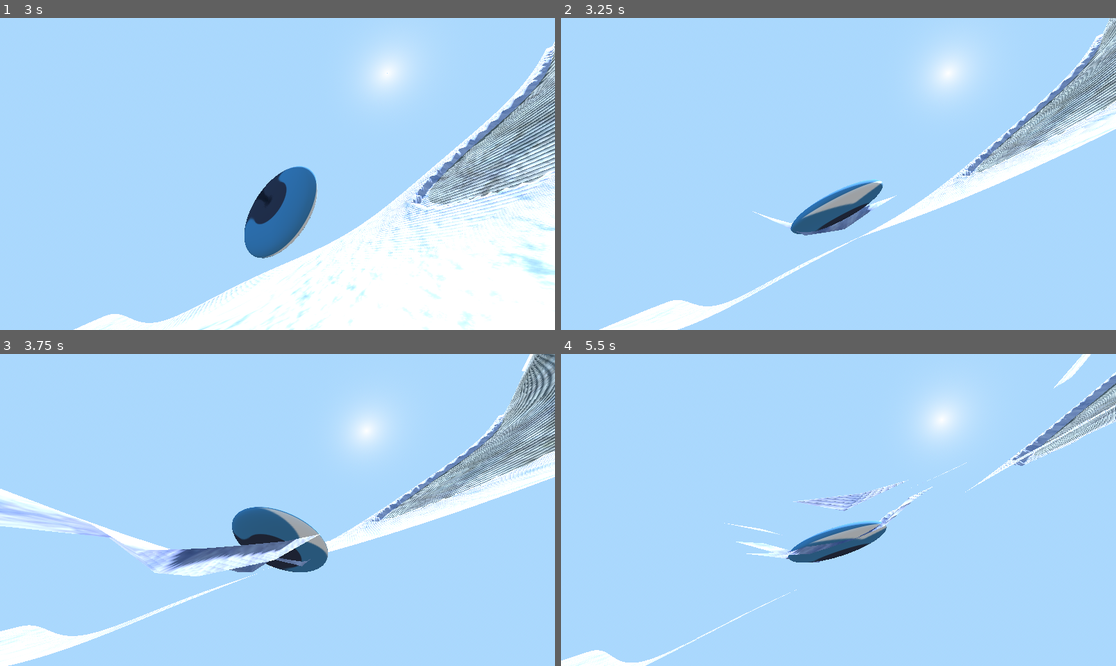
Above: before the commit, frames 1-4 (two rows, left to right).
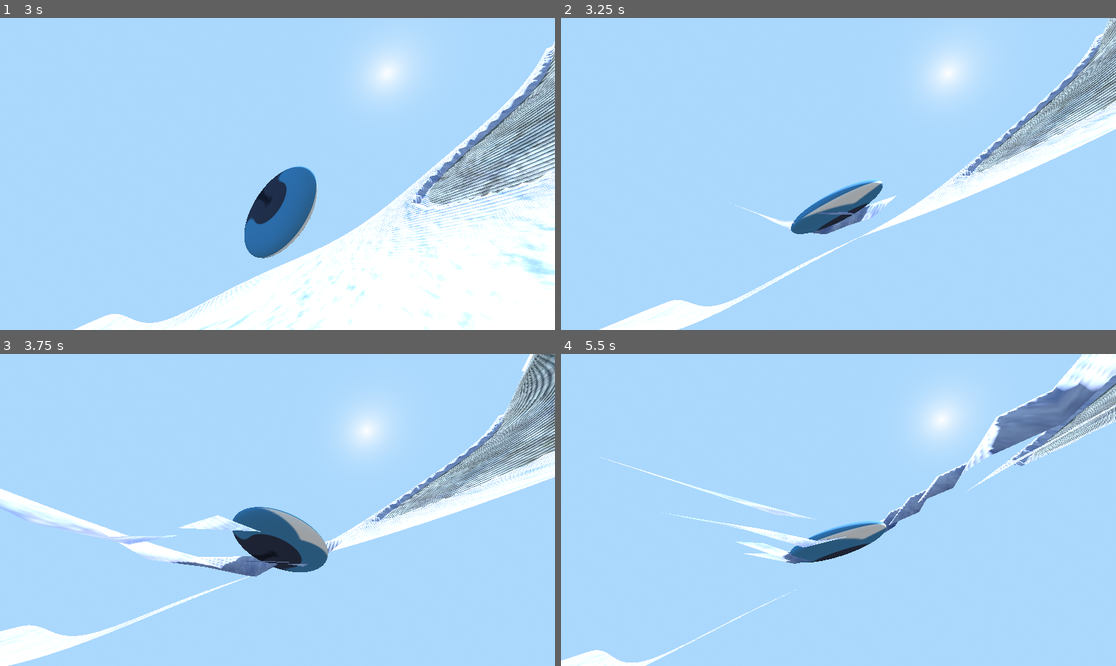
Above: after the commit, the same moments.

Repository: EightLimbed/MountainGame
Game: Godot game, scene res://Game.tscn
The game is run twice, just before and just after one commit, with the same random seed, the same clock (stepped at 60 frames per second) and the same inputs. The engine's default icon, where the game draws it, is replaced by a stand-in: a white triangle on a blue panel in a dark square.
Inputs (mouse positions are in pixels of both pictures, inside the frame that each line leads up to):
- Up to frame 1 (3 s): move the mouse to (399, 158) at 0.52 s; hold D (Right) 0.53-1.28 s; click (399, 158) at 0.67 s; move the mouse to (249, 174) at 1.27 s; hold W (Forward) from 1.28 s (still down); move the mouse to (288, 167) at 2.02 s; move the mouse to (271, 180) at 2.77 s; click (271, 180) at 2.92 s
- Up to frame 2 (3.25 s): keep holding W (Forward)
- Up to frame 3 (3.75 s): keep holding W (Forward); move the mouse to (316, 513) at 3.52 s
- Up to frame 4 (5.5 s): keep holding W (Forward); move the mouse to (794, 506) at 4.27 s; move the mouse to (844, 510) at 5.02 s; click (844, 510) at 5.17 s

Frame 1 is identical in both runs. In frame 2, 0.2% of the frame differs, in the area x 30-61%, y 57-70%; in frame 3, 3.3%; in frame 4, 4.9%, in the area x 7-100%, y 0-68%.

Commit message:
Small optimization for treads

Diff:
--- a/Chunk.gdshader
+++ b/Chunk.gdshader
@@ -16,7 +16,9 @@
 		vec3 delta = pos-fp;
 		float td = dot(delta, delta);
 		if (td < tread_radius*tread_radius) {
-			return (tread_radius - sqrt(td));
+			//apparently some bum ass smoothstep is way faster than sqrt() in glsl?
+			float falloff = smoothstep(tread_radius*tread_radius, 0.0, td);
+			return tread_radius * falloff;
 		}
 	}
 	return tread_radius;
@@ -31,8 +33,9 @@
 	if (dot(dp, dp) < mds) d = tread_depth(world_pos);
 	else d = tread_radius;
 	if (NORMAL.y > snow_threshold){
-		if (d < tread_radius) VERTEX += vec3(0.0,-d,0.0)+NORMAL*vec3(-1.2,0.5,-1.2);
-		else VERTEX += NORMAL*vec3(-1.2,1.0,-1.2);
+		//no if cases minimizes divergence
+		float weight = smoothstep(tread_radius, 0.0, d);
+		VERTEX += mix(NORMAL * vec3(-1.2,1.0,-1.2), vec3(0.0, -(d - 0.5), 0.0), weight);
 	}
 }
 
